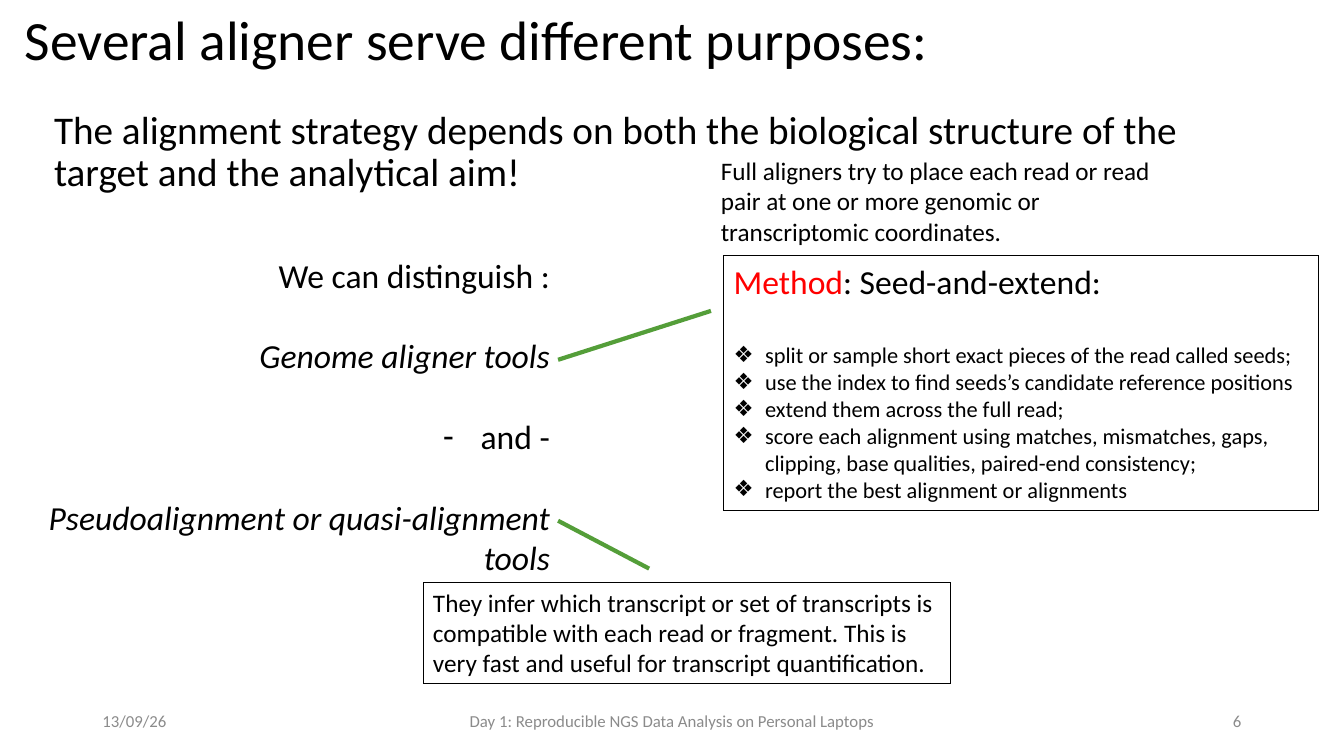
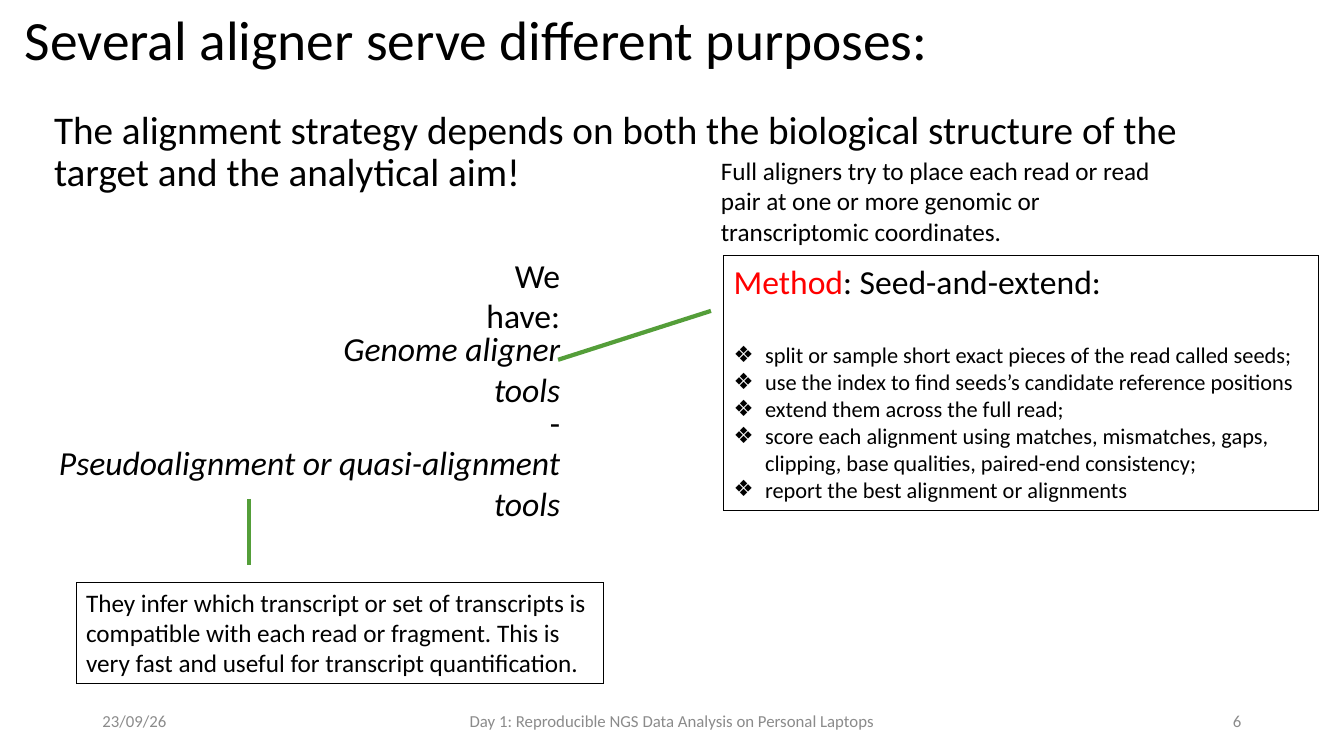
Before and after one commit to fgualdr/reproducible-ngs-workshop, a slide deck: slide 7 of power_point/Day2.pptx. Drawn at 1344x756 pixels with LibreOffice and Linux fonts; fonts in the diff are those of the drawing. Boxes give left, top, right and bottom in pixels: in the first picture for what was removed or moved away, otherwise in the second. Text is boxed around its words. In the diff, an @@ line names an element or a change of style, - is before the commit and + after.

```diff
--- a/power_point/Day2.pptx
+++ b/power_point/Day2.pptx
@@ text at (x1=259, y1=264, x2=550, y2=450): text changed @@
-We can distinguish :
-Genome aligner tools
-– and -
+-
@@ text added at (x1=486, y1=266, x2=560, y2=329), 24 pt, text #000000 @@
+We have:
@@ text added at (x1=343, y1=337, x2=560, y2=403), 24 pt, text #000000, italic @@
+Genome aligner tools
@@ text "-" moved from (x1=49, y1=264, x2=550, y2=571) to (x1=59, y1=451, x2=560, y2=517) @@
@@ line moved from (559, 521) - (649, 569) to (249, 499) - (249, 566) @@
@@ rectangle "They infer which transcript or ..." moved from (x1=423, y1=582, x2=951, y2=684) to (x1=77, y1=582, x2=604, y2=684) @@
@@ text at (x1=102, y1=715, x2=166, y2=728): text changed @@
-13/09/26
+23/09/26
```
Also in this commit, not shown: 7 other slides changed, 14 slides added, 26 other files.
